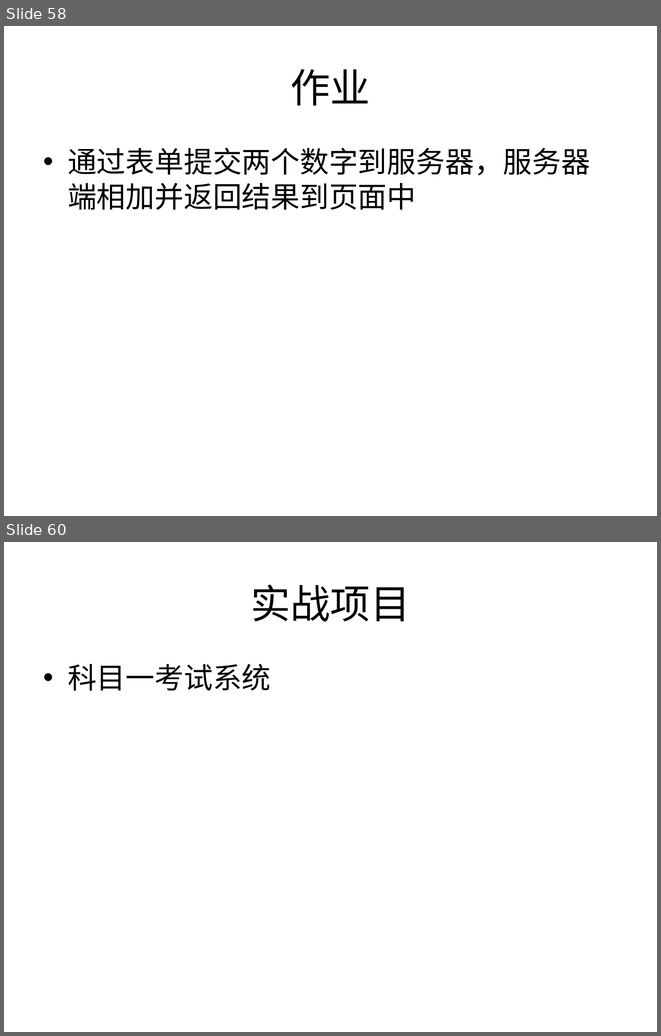
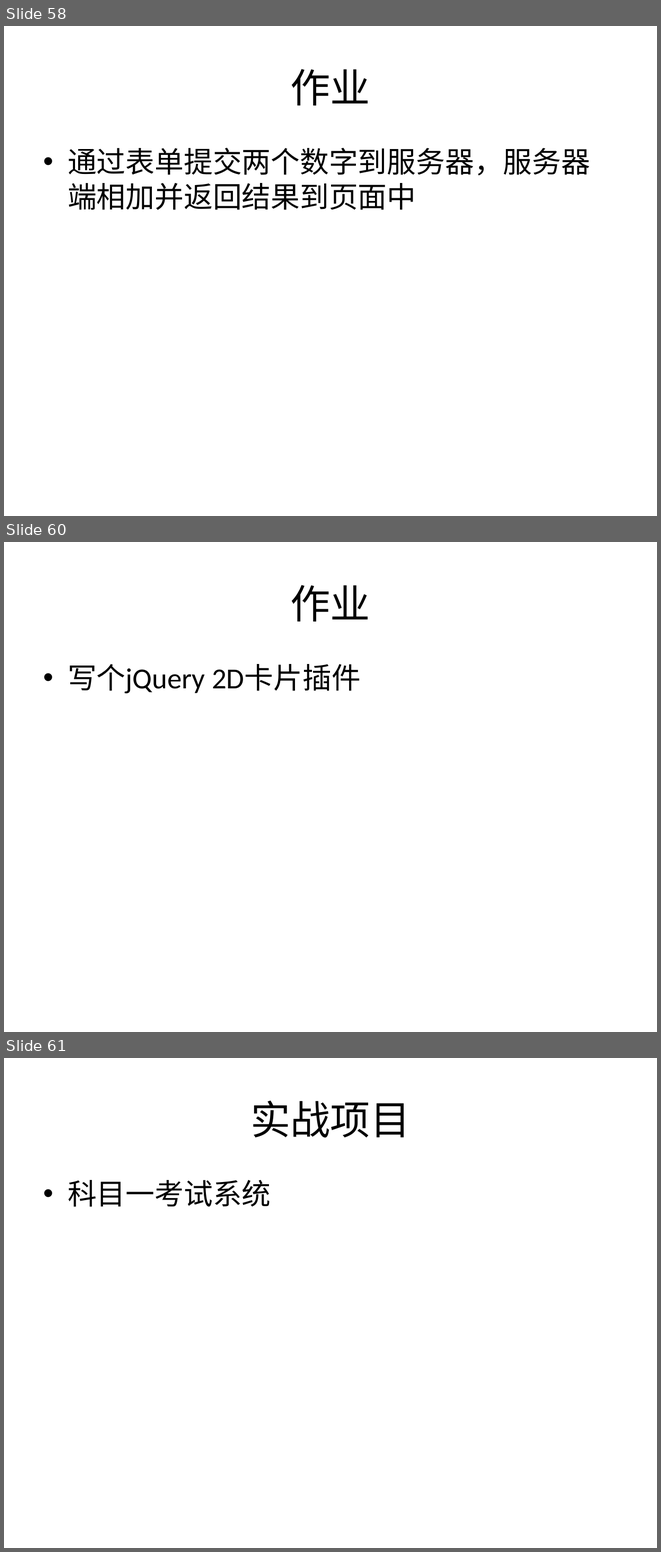
Before and after one commit to plter/HTML5Course20160612, a slide deck: Web前端教学记录.pptx. Shown one above the other, each under a label of ours: slides 58 and 60 before the commit, slides 58, 60 and 61 after it; the slides between them are not shown. The pictures are 661x1036 and 661x1552 pixels, drawn with LibreOffice and Linux fonts; fonts in the diff are those of the drawing. Boxes give left, top, right and bottom in pixels: in the first picture for what was removed or moved away, otherwise in the second. Text is boxed around its words. In the diff, an @@ line names an element or a change of style, - is before the commit and + after.

```diff
--- a/Web前端教学记录.pptx
+++ b/Web前端教学记录.pptx
@@ slide 60 added at (4,542,657,1032), background #FFFFFF @@
@@ title added at (291,585,371,622), 44 pt, text #000000 @@
+作业
@@ text added at (68,664,361,694), 32 pt, text #000000 @@
+• 写个jQuery 2D卡片插件
@@ what was slide 60 is now slide 61 @@
```
Also in this commit, not shown: 1 slide changed, 21 other files.
